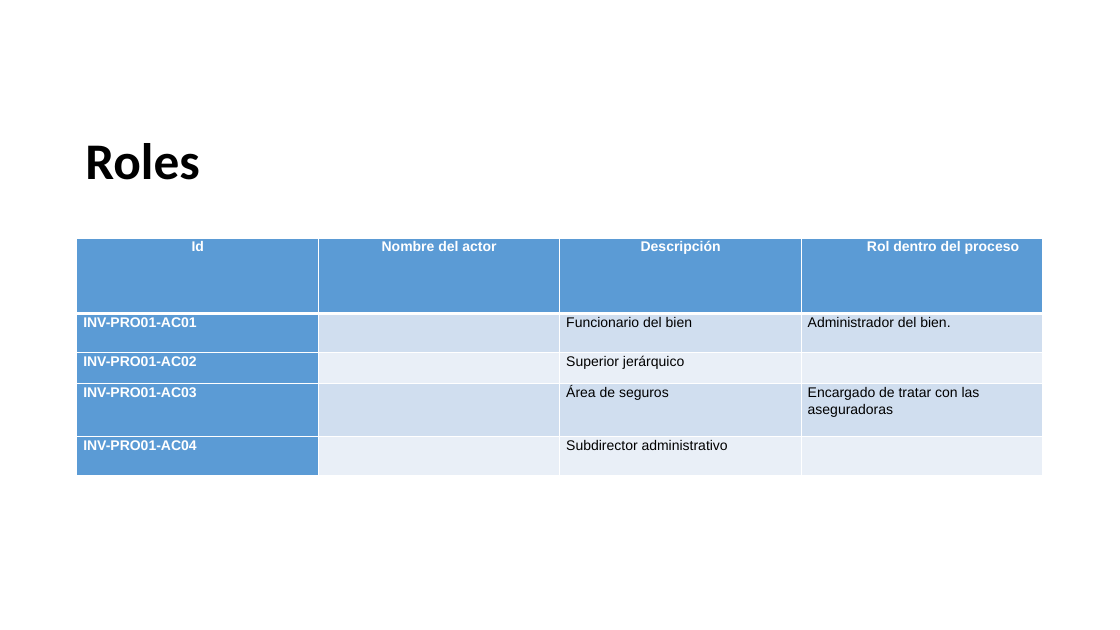
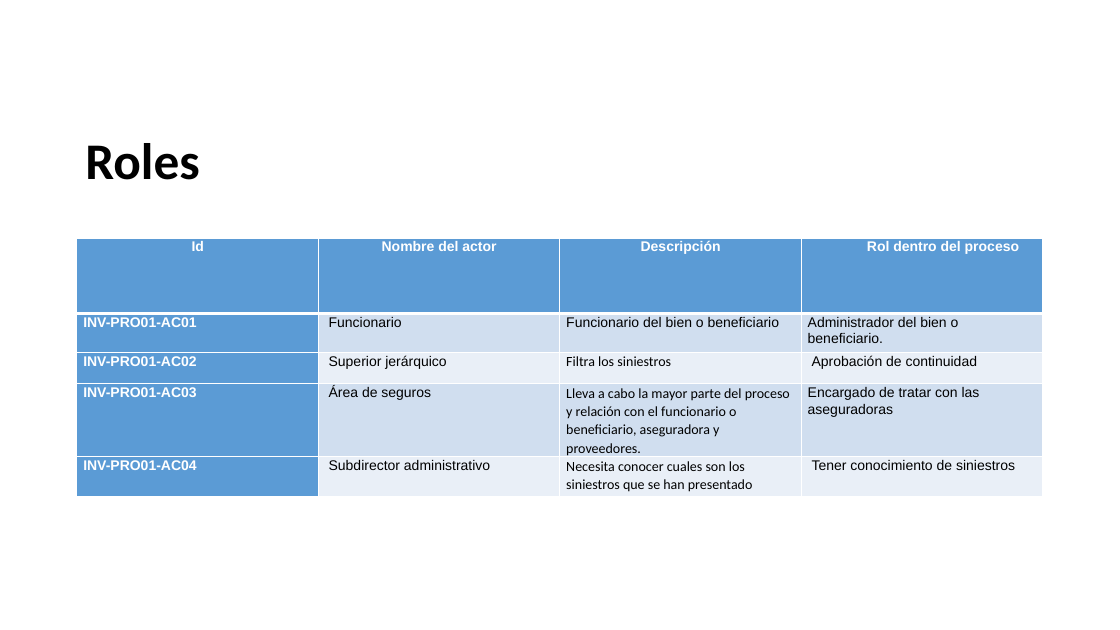
Before and after one commit to AndresFelipeGualdron/AUPN, a slide deck: slide 10 of AUPN.pptx. Drawn at 1120x630 pixels with LibreOffice and Linux fonts; fonts in the diff are those of the drawing; background and template pictures are left out. Boxes give left, top, right and bottom in pixels: in the first picture for what was removed or moved away, otherwise in the second. Text is boxed around its words. In the diff, an @@ line names an element or a change of style, - is before the commit and + after.

```diff
--- a/AUPN.pptx
+++ b/AUPN.pptx
@@ table at (x1=77, y1=238, x2=1045, y2=496) @@
-row 2: INV-PRO01-AC01 |  | Funcionario del bien | Administrador del bien.
+row 2: INV-PRO01-AC01 | Funcionario | Funcionario del bien o beneficiario | Administrador del bien o beneficiario.
-row 3: INV-PRO01-AC02 |  | Superior jerárquico | 
+row 3: INV-PRO01-AC02 | Superior jerárquico | Filtra los siniestros | Aprobación de continuidad
-row 4, column 2: 
+row 4, column 2: Área de seguros
-row 4, column 3: Área de seguros
+row 4, column 3: Lleva a cabo la mayor parte del proceso y relación con el funcionario o beneficiario, aseguradora y proveedores.
-row 5: INV-PRO01-AC04 |  | Subdirector administrativo | 
+row 5: INV-PRO01-AC04 | Subdirector administrativo | Necesita conocer cuales son los siniestros que se han presentado | Tener conocimiento de siniestros
```
Also in this commit, not shown: 6 other slides changed, 1 other file.
